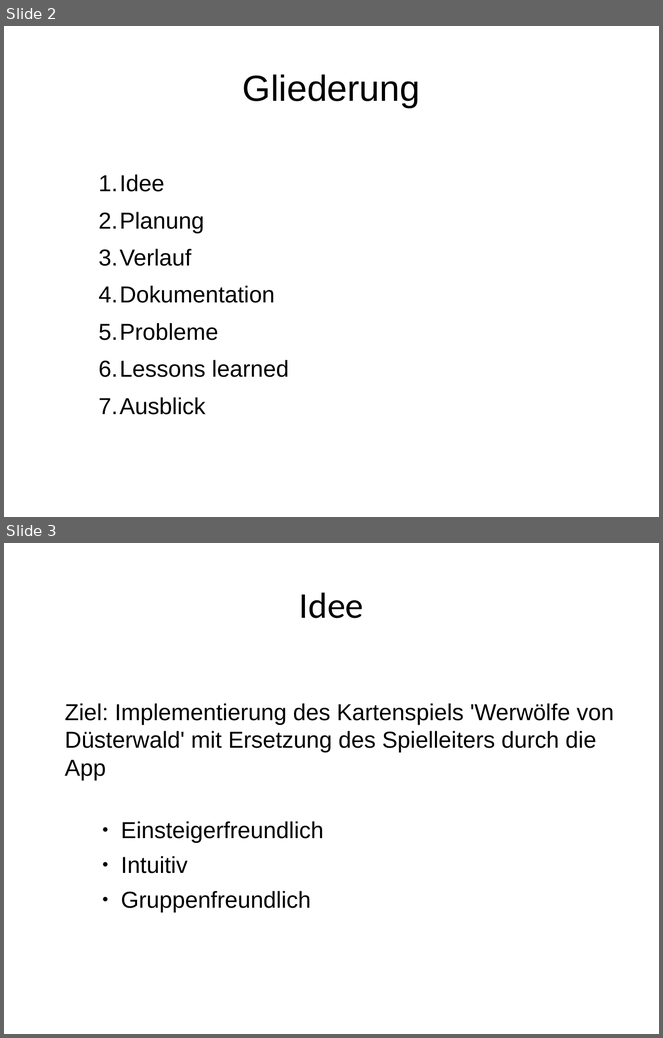
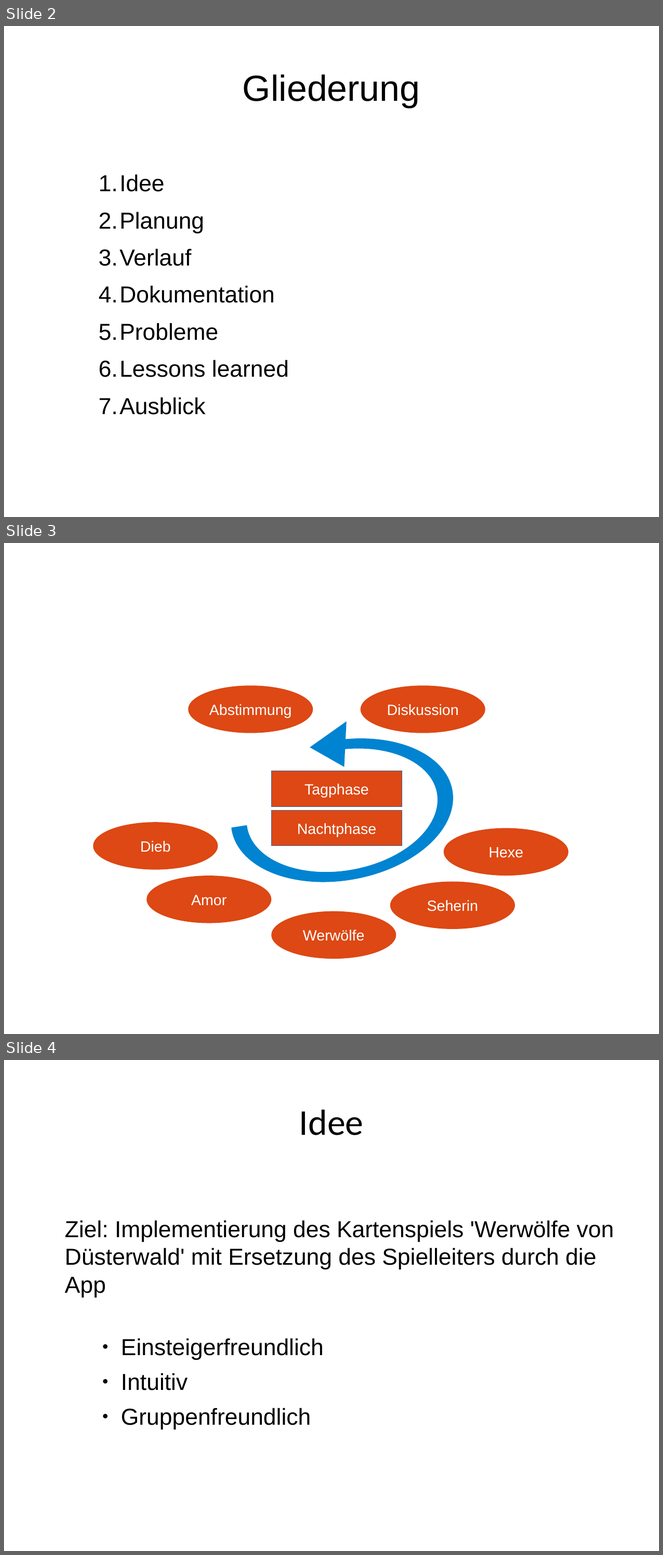
Before and after one commit to john-kloss/werwolf, a slide deck: Präsentation/Abschlusspraesentation.odp. Shown one above the other, each under a label of ours: slides 2 and 3 before the commit, slides 2, 3 and 4 after it. The pictures are 663x1038 and 663x1555 pixels, drawn with LibreOffice and Linux fonts; fonts in the diff are those of the drawing. Boxes give left, top, right and bottom in pixels: in the first picture for what was removed or moved away, otherwise in the second. Text is boxed around its words. In the diff, an @@ line names an element or a change of style, - is before the commit and + after.

```diff
--- a/Präsentation/Abschlusspraesentation.odp
+++ b/Präsentation/Abschlusspraesentation.odp
@@ slide 3 added at <box>4,543,659,1034</box>, background #FFFFFF @@
@@ ellipse added at <box>188,685,313,733</box>, fill #DD4814, 18 pt, text #FFFFFF @@
+Abstimmung
@@ ellipse added at <box>361,685,486,733</box>, fill #DD4814, 18 pt, text #FFFFFF @@
+Diskussion
@@ freeform shape added at <box>219,721,465,900</box>, fill #0084D1 @@
@@ rectangle added at <box>272,771,402,807</box>, fill #DD4814, outline #3465A4 0 pt, 18 pt, text #FFFFFF @@
+Tagphase
@@ ellipse added at <box>93,822,218,870</box>, fill #DD4814, 18 pt, text #FFFFFF @@
+Dieb
@@ rectangle added at <box>272,811,402,846</box>, fill #DD4814, outline #3465A4 0 pt, 18 pt, text #FFFFFF @@
+Nachtphase
@@ ellipse added at <box>444,828,569,876</box>, fill #DD4814, 18 pt, text #FFFFFF @@
+Hexe
@@ ellipse added at <box>146,876,272,924</box>, fill #DD4814, 18 pt, text #FFFFFF @@
+Amor
@@ ellipse added at <box>390,882,515,929</box>, fill #DD4814, 18 pt, text #FFFFFF @@
+Seherin
@@ ellipse added at <box>272,912,397,959</box>, fill #DD4814, 18 pt, text #FFFFFF @@
+Werwölfe
@@ what was slide 3 is now slide 4 @@
```
Also in this commit, not shown: 19 other files.
